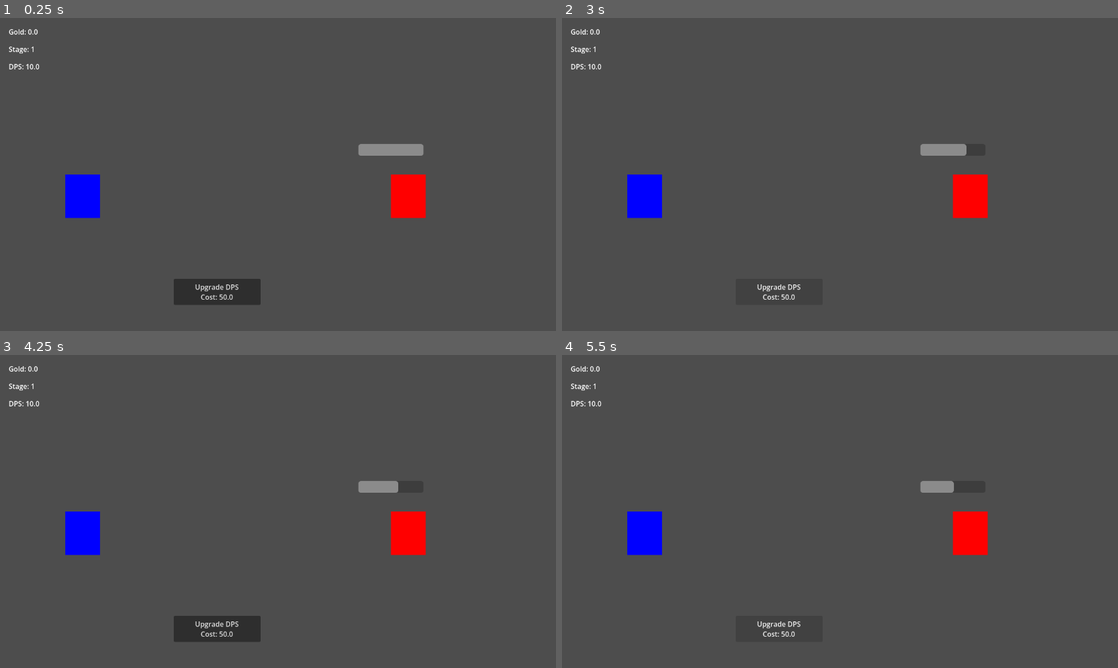
Above: before the commit, frames 1-4 (two rows, left to right).
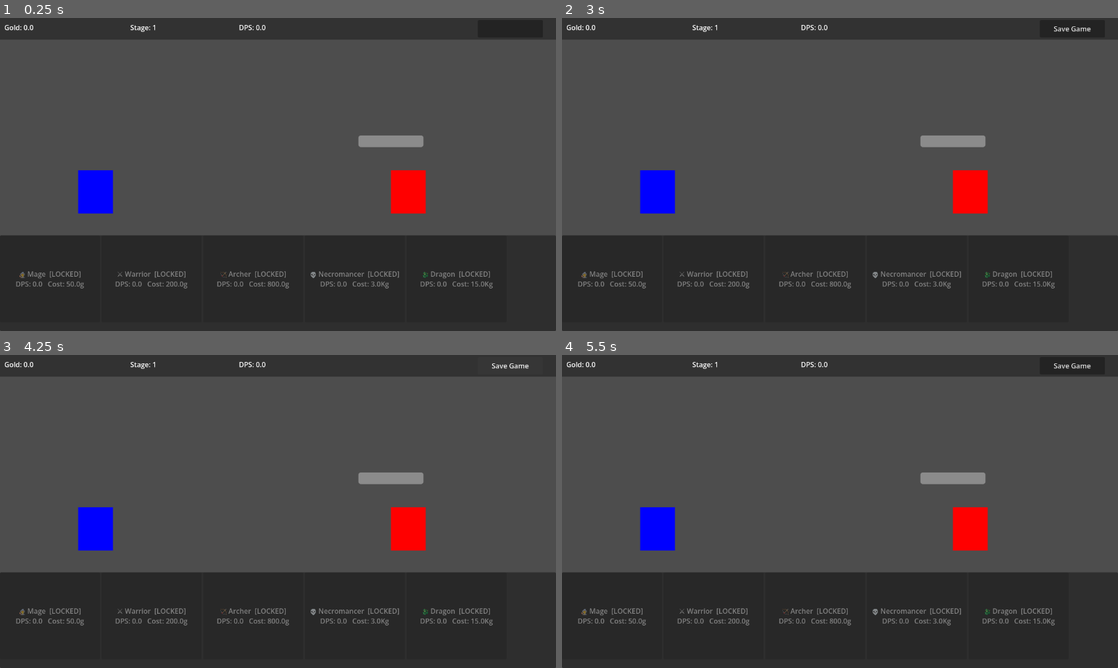
Above: after the commit, the same moments.

Repository: toXCustom/FightThemAll
Game: Godot game, scene res://scenes/battle_scene.tscn
Two runs of this game, one before a commit and one after it. Both use one fixed random seed, a clock stepped at 60 frames per second and the inputs below.
Inputs (mouse positions are in pixels of both pictures, inside the frame that each line leads up to):
- Up to frame 1 (0.25 s): no input
- Up to frame 2 (3 s): click (778, 293) at 0.5 s, where only the run before the commit has a clickable "Upgrade DPS Cost: 50.0"; click (1073, 27) at 1.27 s; click (1073, 27) at 2 s, where only the run after the commit has a clickable "Saved! ✓"; click (778, 293) at 2.75 s, where only the run before the commit has a clickable "Upgrade DPS Cost: 50.0"
- Up to frame 3 (4.25 s): click (511, 364) at 3.5 s, where only the run after the commit has a clickable "Save Game"
- Up to frame 4 (5.5 s): click (778, 630) at 4.25 s, where only the run before the commit has a clickable "Upgrade DPS Cost: 50.0"; tap Enter at 5 s

The runs differ from the first frame. In frame 1, 37% of the frame differs, in the area x 0-100%, y 0-100%; in frame 2, 38%; in frame 3, 37%; in frame 4, 38%.

Commit message:
0.1.114
- added 5 heroes to the game
-- mage
-- warrior
-- archer
-- necromancer
-- dragon
- removed the upgrade button
- moved the gold, stage, DPS and save button to the top bar
- added the background to the top bar
- heroes displayed at the bottom of the screen

Diff:
--- a/project.godot
+++ b/project.godot
@@ -18,6 +18,7 @@
 [autoload]
 
 GameManager="*uid://upsd3jboij7f"
+SaveManager="*uid://bcnlmv1l4ke4c"
 
 [display]
 
--- /dev/null
+++ b/scenes/HeroPanel.tscn
@@ -0,0 +1,3 @@
+[gd_scene format=3 uid="uid://dcchtantrbx2n"]
+
+[node name="HeroPanel" type="CanvasLayer" unique_id=1640054513]
--- a/scenes/battle_scene.tscn
+++ b/scenes/battle_scene.tscn
@@ -1,12 +1,14 @@
 [gd_scene format=3 uid="uid://b3ttjtiefwset"]
 
 [ext_resource type="Script" uid="uid://cgotqcu7eptnb" path="res://scripts/combat/BattleScene.gd" id="1_idkgt"]
+[ext_resource type="Script" uid="uid://dfix84wcpbii6" path="res://scripts/managers/HeroPanel.gd" id="2_kinr6"]
+[ext_resource type="PackedScene" uid="uid://dcchtantrbx2n" path="res://scenes/HeroPanel.tscn" id="2_rca61"]
 
 [node name="BattleScene" type="Node2D" unique_id=116343715]
 script = ExtResource("1_idkgt")
 
 [node name="Hero" type="Sprite2D" parent="." unique_id=254919744]
-position = Vector2(150, 360)
+position = Vector2(180, 350)
 
 [node name="ColorRect" type="ColorRect" parent="Hero" unique_id=1471689303]
 offset_right = 80.0
@@ -14,16 +16,16 @@
 color = Color(0, 0, 1, 1)
 
 [node name="Monster" type="Node2D" parent="." unique_id=378494490]
-position = Vector2(900, 360)
+position = Vector2(900, 350)
 
 [node name="Sprite2D" type="Sprite2D" parent="Monster" unique_id=1183982434]
 
 [node name="HealthBar" type="ProgressBar" parent="Monster" unique_id=7173925]
 custom_minimum_size = Vector2(150, 20)
 offset_left = -75.0
-offset_top = -70.0
+offset_top = -80.0
 offset_right = 75.0
-offset_bottom = -43.0
+offset_bottom = -53.0
 value = 100.0
 show_percentage = false
 
@@ -37,28 +39,47 @@
 
 [node name="UI" type="CanvasLayer" parent="." unique_id=30114344]
 
+[node name="TopBar" type="ColorRect" parent="UI" unique_id=66342137]
+offset_right = 1280.0
+offset_bottom = 50.0
+color = Color(0.003921569, 0.003921569, 0.003921569, 0.3529412)
+
 [node name="GoldLabel" type="Label" parent="UI" unique_id=1868363750]
-offset_left = 20.0
-offset_top = 20.0
-offset_right = 60.0
-offset_bottom = 43.0
+offset_left = 10.0
+offset_top = 10.0
+offset_right = 50.0
+offset_bottom = 33.0
 
 [node name="StageLabel" type="Label" parent="UI" unique_id=642180754]
-offset_left = 20.0
-offset_top = 60.0
-offset_right = 60.0
-offset_bottom = 83.0
+offset_left = 300.0
+offset_top = 10.0
+offset_right = 340.0
+offset_bottom = 33.0
 
 [node name="DPSLabel" type="Label" parent="UI" unique_id=1392607869]
-offset_left = 20.0
-offset_top = 100.0
-offset_right = 60.0
-offset_bottom = 123.0
+offset_left = 550.0
+offset_top = 10.0
+offset_right = 590.0
+offset_bottom = 33.0
 
-[node name="UpgradeButton" type="Button" parent="UI" unique_id=1763686964]
-offset_left = 400.0
-offset_top = 600.0
-offset_right = 600.0
-offset_bottom = 660.0
+[node name="SaveButton" type="Button" parent="UI" unique_id=1143007831]
+offset_left = 1100.0
+offset_top = 5.0
+offset_right = 1250.0
+offset_bottom = 45.0
+
+[node name="HeroPanel" parent="." unique_id=1640054513 instance=ExtResource("2_rca61")]
+script = ExtResource("2_kinr6")
+
+[node name="PanelContainer" type="PanelContainer" parent="HeroPanel" unique_id=2044094136]
+offset_top = 500.0
+offset_right = 1280.0
+offset_bottom = 720.0
+
+[node name="ScrollContainer" type="ScrollContainer" parent="HeroPanel/PanelContainer" unique_id=802779451]
+layout_mode = 2
+
+[node name="HeroList" type="HBoxContainer" parent="HeroPanel/PanelContainer/ScrollContainer" unique_id=767835088]
+layout_mode = 2
 
 [connection signal="timeout" from="AttackTimer" to="." method="_on_attack_timer_timeout"]
--- a/scripts/combat/BattleScene.gd
+++ b/scripts/combat/BattleScene.gd
@@ -6,14 +6,15 @@
 var gold_reward: float = 10.0
 
 func _ready():
+	# Load saved game FIRST before anything else
+	SaveManager.load_game()
+
 	GameManager.gold_changed.connect(_on_gold_changed)
 	GameManager.stage_changed.connect(_on_stage_changed)
 	$AttackTimer.timeout.connect(_on_AttackTimer_timeout)
 	$AttackTimer.wait_time = 1.0 / GameManager.attack_speed
 	$AttackTimer.start()
-
-	# Connect the button
-	$UI/UpgradeButton.pressed.connect(_on_UpgradeButton_pressed)
+	$UI/SaveButton.pressed.connect(_on_SaveButton_pressed)
 
 	spawn_monster()
 	update_ui()
@@ -53,7 +54,6 @@
 	$UI/GoldLabel.text = "Gold: " + str(snapped(GameManager.gold, 0.1))
 	$UI/StageLabel.text = "Stage: " + str(GameManager.current_stage)
 	$UI/DPSLabel.text = "DPS: " + str(GameManager.player_dps)
-	$UI/UpgradeButton.text = "Upgrade DPS\nCost: " + str(snapped(GameManager.get_upgrade_cost(), 0.1))
 
 func _on_gold_changed(_new_amount):
 	update_ui()
@@ -61,22 +61,12 @@
 func _on_stage_changed(_new_stage):
 	update_ui()
 
-func _on_UpgradeButton_pressed():
-	GameManager.buy_upgrade()
-	update_ui()
-
-
-
-### ✅ What You'll Have After This
-#
-#Player auto-attacks  →  Monster loses HP  →  Monster dies
-		#↓                                          ↓
-  #Attack Timer fires                       Gold added to wallet
-		#↑                                          ↓
-  #Repeats forever                       Buy upgrades → more DPS
-												   #↓
-										#Next stage → harder monsters
-
+func _on_SaveButton_pressed():
+	SaveManager.save_game()
+	# Flash the button text as confirmation
+	$UI/SaveButton.text = "Saved! ✓"
+	await get_tree().create_timer(1.5).timeout
+	$UI/SaveButton.text = "Save Game"
 
 func _on_attack_timer_timeout() -> void:
 	pass # Replace with function body.
--- /dev/null
+++ b/scripts/data/HeroData.gd
@@ -0,0 +1,22 @@
+extends Resource
+class_name HeroData
+
+@export var hero_name: String = ""
+@export var base_dps: float = 0.0
+@export var base_cost: float = 0.0
+@export var cost_multiplier: float = 1.15
+@export var dps_multiplier: float = 1.20
+@export var description: String = ""
+@export var level: int = 0
+@export var unlocked: bool = false
+
+func get_current_dps() -> float:
+	if level == 0:
+		return 0.0
+	return base_dps * pow(dps_multiplier, level - 1)
+
+func get_upgrade_cost() -> float:
+	return base_cost * pow(cost_multiplier, level)
+
+func get_total_dps_contribution() -> float:
+	return get_current_dps()
--- a/scripts/managers/GameManager.gd
+++ b/scripts/managers/GameManager.gd
@@ -5,23 +5,110 @@
 var total_gold_earned: float = 0.0
 
 # --- COMBAT STATS ---
-var player_dps: float = 10.0
-var attack_speed: float = 1.0  # attacks per second
+var player_dps: float = 0.0
+var attack_speed: float = 1.0
 
 # --- PROGRESSION ---
 var current_stage: int = 1
 var monsters_killed: int = 0
 var monsters_per_stage: int = 10
 
-# --- UPGRADES ---
-var upgrade_level: int = 0
-var upgrade_base_cost: float = 50.0
-var upgrade_dps_bonus: float = 5.0
+# --- HEROES ---
+var heroes: Array = []
 
 # --- SIGNALS ---
 signal gold_changed(new_amount)
 signal stage_changed(new_stage)
 signal monster_killed
+signal heroes_updated
+
+func _ready():
+	_init_heroes()
+
+func _init_heroes():
+	heroes = [
+		{
+			"name": "Mage",
+			"emoji": "🧙",
+			"description": "A wise spellcaster",
+			"base_dps": 10.0,
+			"base_cost": 50.0,
+			"cost_multiplier": 1.15,
+			"dps_multiplier": 1.20,
+			"level": 0,
+			"unlocked": false
+		},
+		{
+			"name": "Warrior",
+			"emoji": "⚔️",
+			"description": "A mighty fighter",
+			"base_dps": 40.0,
+			"base_cost": 200.0,
+			"cost_multiplier": 1.18,
+			"dps_multiplier": 1.22,
+			"level": 0,
+			"unlocked": false
+		},
+		{
+			"name": "Archer",
+			"emoji": "🏹",
+			"description": "Swift and precise",
+			"base_dps": 120.0,
+			"base_cost": 800.0,
+			"cost_multiplier": 1.20,
+			"dps_multiplier": 1.25,
+			"level": 0,
+			"unlocked": false
+		},
+		{
+			"name": "Necromancer",
+			"emoji": "💀",
+			"description": "Commands the undead",
+			"base_dps": 400.0,
+			"base_cost": 3000.0,
+			"cost_multiplier": 1.22,
+			"dps_multiplier": 1.28,
+			"level": 0,
+			"unlocked": false
+		},
+		{
+			"name": "Dragon",
+			"emoji": "🐉",
+			"description": "Devastating power",
+			"base_dps": 1500.0,
+			"base_cost": 15000.0,
+			"cost_multiplier": 1.25,
+			"dps_multiplier": 1.30,
+			"level": 0,
+			"unlocked": false
+		}
+	]
+
+func get_hero_cost(hero: Dictionary) -> float:
+	return hero["base_cost"] * pow(hero["cost_multiplier"], hero["level"])
+
+func get_hero_dps(hero: Dictionary) -> float:
+	if hero["level"] == 0:
+		return 0.0
+	return hero["base_dps"] * pow(hero["dps_multiplier"], hero["level"] - 1)
+
+func buy_or_upgrade_hero(index: int) -> bool:
+	var hero = heroes[index]
+	var cost = get_hero_cost(hero)
+	if spend_gold(cost):
+		hero["level"] += 1
+		hero["unlocked"] = true
+		recalculate_dps()
+		emit_signal("heroes_updated")
+		return true
+	return false
+
+func recalculate_dps():
+	player_dps = 0.0
+	for hero in heroes:
+		player_dps += get_hero_dps(hero)
+	if player_dps == 0.0:
+		player_dps = 10.0
 
 func add_gold(amount: float):
 	gold += amount
@@ -33,17 +120,6 @@
 		gold -= amount
 		emit_signal("gold_changed", gold)
 		return true
-	return false  # not enough gold
-
-func get_upgrade_cost() -> float:
-	return upgrade_base_cost * pow(1.15, upgrade_level)
-
-func buy_upgrade() -> bool:
-	var cost = get_upgrade_cost()
-	if spend_gold(cost):
-		upgrade_level += 1
-		player_dps += upgrade_dps_bonus * upgrade_level
-		return true
 	return false
 
 func on_monster_killed():
@@ -53,3 +129,28 @@
 		monsters_killed = 0
 		current_stage += 1
 		emit_signal("stage_changed", current_stage)
+
+# --- AUTO SAVE ---
+var save_timer: float = 0.0
+var auto_save_interval: float = 30.0
+
+func _process(delta):
+	save_timer += delta
+	if save_timer >= auto_save_interval:
+		save_timer = 0.0
+		SaveManager.save_game()
+
+func _notification(what):
+	if what == NOTIFICATION_WM_CLOSE_REQUEST:
+		SaveManager.save_game()
+		get_tree().quit()
+
+# --- FORMAT NUMBERS (1000 = 1K, 1000000 = 1M) ---
+func format_number(num: float) -> String:
+	if num >= 1_000_000_000:
+		return str(snapped(num / 1_000_000_000, 0.1)) + "B"
+	elif num >= 1_000_000:
+		return str(snapped(num / 1_000_000, 0.1)) + "M"
+	elif num >= 1_000:
+		return str(snapped(num / 1_000, 0.1)) + "K"
+	return str(snapped(num, 0.1))
--- /dev/null
+++ b/scripts/managers/HeroPanel.gd
@@ -0,0 +1,47 @@
+extends CanvasLayer
+
+func _ready():
+	GameManager.gold_changed.connect(_on_gold_changed)
+	GameManager.heroes_updated.connect(refresh_heroes)
+	build_hero_list()
+
+func build_hero_list():
+	var hero_list = $PanelContainer/ScrollContainer/HeroList
+
+	# Clear existing buttons
+	for child in hero_list.get_children():
+		child.queue_free()
+
+	# Build one row per hero
+	for i in range(GameManager.heroes.size()):
+		var hero = GameManager.heroes[i]
+		var btn = Button.new()
+		btn.custom_minimum_size = Vector2(230, 200)
+		btn.text = _get_hero_text(hero, i)
+		btn.pressed.connect(_on_hero_button_pressed.bind(i))
+
+		# Grey out if cant afford
+		var cost = GameManager.get_hero_cost(hero)
+		btn.disabled = GameManager.gold < cost
+
+		hero_list.add_child(btn)
+
+func _get_hero_text(hero: Dictionary, index: int) -> String:
+	var cost = GameManager.get_hero_cost(hero)
+	var dps = GameManager.get_hero_dps(hero)
+	var level_text = "Lv." + str(hero["level"]) if hero["level"] > 0 else "LOCKED"
+
+	return (hero["emoji"] + " " + hero["name"] +
+		"  [" + level_text + "]" +
+		"\nDPS: " + GameManager.format_number(dps) +
+		"   Cost: " + GameManager.format_number(cost) + "g")
+
+func _on_hero_button_pressed(index: int):
+	if GameManager.buy_or_upgrade_hero(index):
+		refresh_heroes()
+
+func refresh_heroes():
+	build_hero_list()
+
+func _on_gold_changed(_amount):
+	refresh_heroes()
--- /dev/null
+++ b/scripts/managers/SaveManager.gd
@@ -0,0 +1,57 @@
+extends Node
+
+const SAVE_PATH = "user://savegame.json"
+
+func save_game():
+	var heroes_save = []
+	for hero in GameManager.heroes:
+		heroes_save.append({
+			"level": hero["level"],
+			"unlocked": hero["unlocked"]
+		})
+
+	var save_data = {
+		"gold": GameManager.gold,
+		"total_gold_earned": GameManager.total_gold_earned,
+		"player_dps": GameManager.player_dps,
+		"current_stage": GameManager.current_stage,
+		"monsters_killed": GameManager.monsters_killed,
+		"heroes": heroes_save
+	}
+
+	var file = FileAccess.open(SAVE_PATH, FileAccess.WRITE)
+	if file:
+		file.store_string(JSON.stringify(save_data))
+		file.close()
+		print("Game saved!")
+
+func load_game():
+	if not FileAccess.file_exists(SAVE_PATH):
+		print("No save file - starting fresh!")
+		return
+
+	var file = FileAccess.open(SAVE_PATH, FileAccess.READ)
+	if file:
+		var json_string = file.get_as_text()
+		file.close()
+		var json = JSON.new()
+		if json.parse(json_string) == OK:
+			var data = json.data
+			GameManager.gold = data.get("gold", 0.0)
+			GameManager.total_gold_earned = data.get("total_gold_earned", 0.0)
+			GameManager.current_stage = data.get("current_stage", 1)
+			GameManager.monsters_killed = data.get("monsters_killed", 0)
+
+			# Load heroes
+			var heroes_data = data.get("heroes", [])
+			for i in range(min(heroes_data.size(), GameManager.heroes.size())):
+				GameManager.heroes[i]["level"] = heroes_data[i].get("level", 0)
+				GameManager.heroes[i]["unlocked"] = heroes_data[i].get("unlocked", false)
+
+			GameManager.recalculate_dps()
+			print("Game loaded!")
+
+func delete_save():
+	if FileAccess.file_exists(SAVE_PATH):
+		DirAccess.remove_absolute(SAVE_PATH)
+		print("Save deleted!")
Not shown, added: scripts/data/HeroData.gd.uid
Not shown, added: scripts/managers/HeroPanel.gd.uid
Not shown, added: scripts/managers/SaveManager.gd.uid
